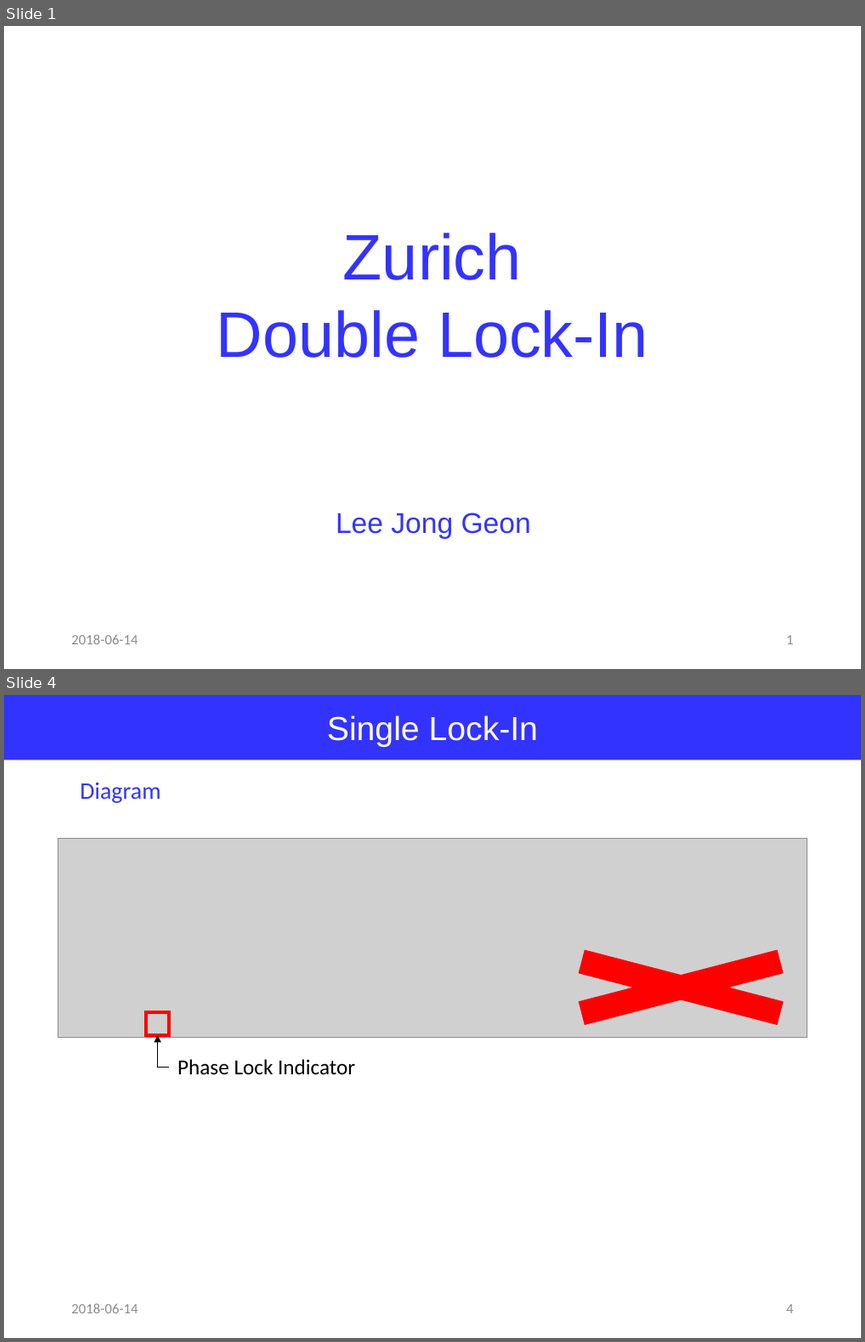
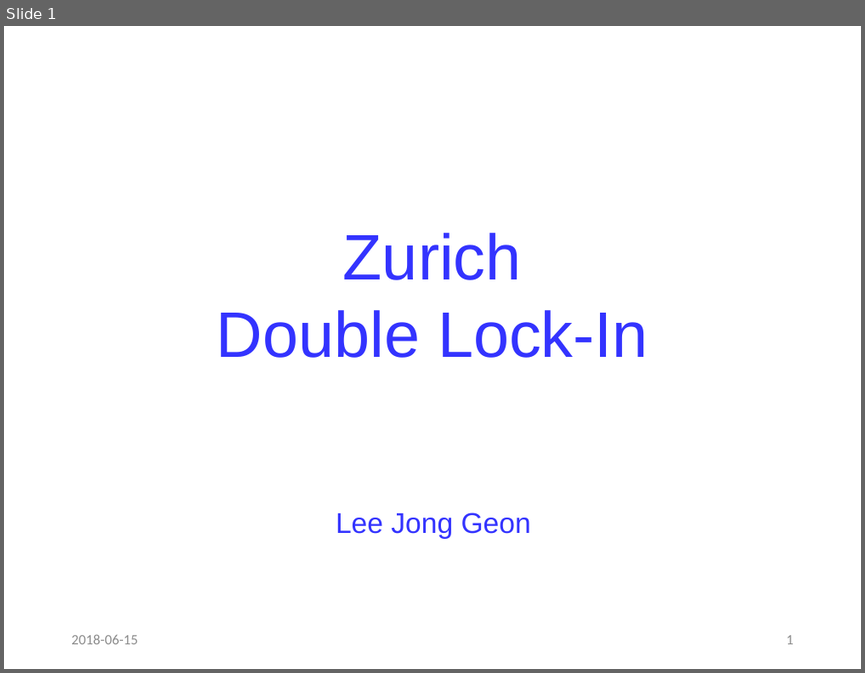
Before and after one commit to jglee96/NBTP_Lab, a slide deck: 랩미팅/201806/180614 Zurich Lock-In(Jong).pptx. Shown one above the other, each under a label of ours: slides 1 and 4 before the commit, slide 1 after it; the slides between them are not shown. The pictures are 865x1342 and 865x673 pixels, drawn with LibreOffice and Linux fonts; fonts in the diff are those of the drawing; grey boxes stand for pictures. Boxes give left, top, right and bottom in pixels: in the first picture for what was removed or moved away, otherwise in the second. Text is boxed around its words. In the diff, an @@ line names an element or a change of style, - is before the commit and + after.

```diff
--- a/랩미팅/201806/180614 Zurich Lock-In(Jong).pptx
+++ b/랩미팅/201806/180614 Zurich Lock-In(Jong).pptx
@@ slide 4 removed at (4, 695, 861, 1338), background #FFFFFF @@
@@ rectangle removed at (4, 695, 861, 760) @@
-Single Lock-In
@@ text removed at (80, 782, 160, 803) @@
-Diagram
@@ picture removed at (58, 838, 806, 1037) @@
@@ cross removed at (490, 937, 861, 1037) @@
@@ rectangle removed at (146, 1012, 170, 1035) @@
@@ elbow arrow removed from (170, 1066) to (157, 1035) @@
@@ text removed at (177, 1059, 355, 1075) @@
-Phase Lock Indicator
@@ text removed at (71, 1303, 137, 1313) @@
-2018-06-14
@@ page number removed at (786, 1304, 793, 1313) @@
-4
@@ slide 1 changed as well @@
@@ text at (71, 634, 137, 644): text changed @@
-2018-06-14
+2018-06-15
```
Also in this commit, not shown: 3 other slides changed, 2 slides added, 4 other slides removed.
